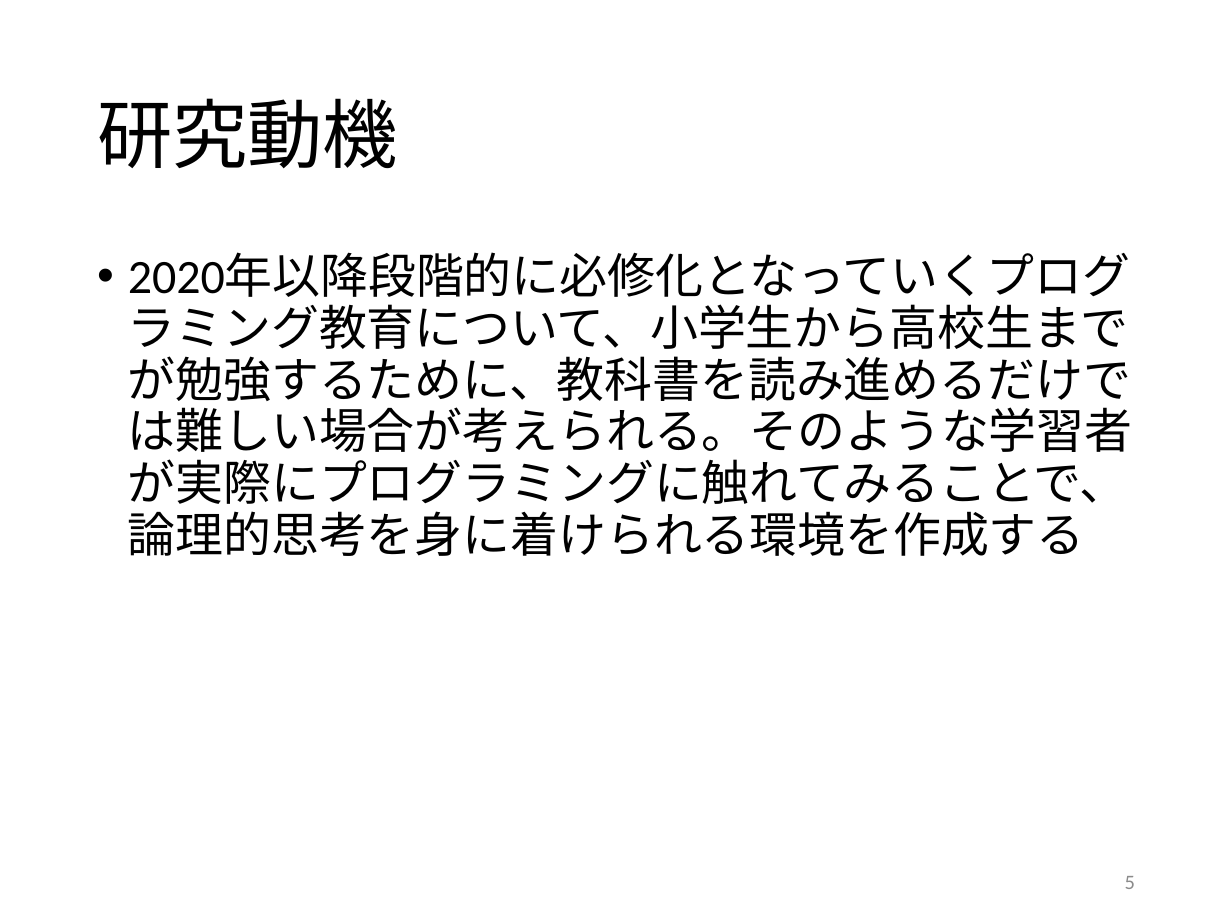
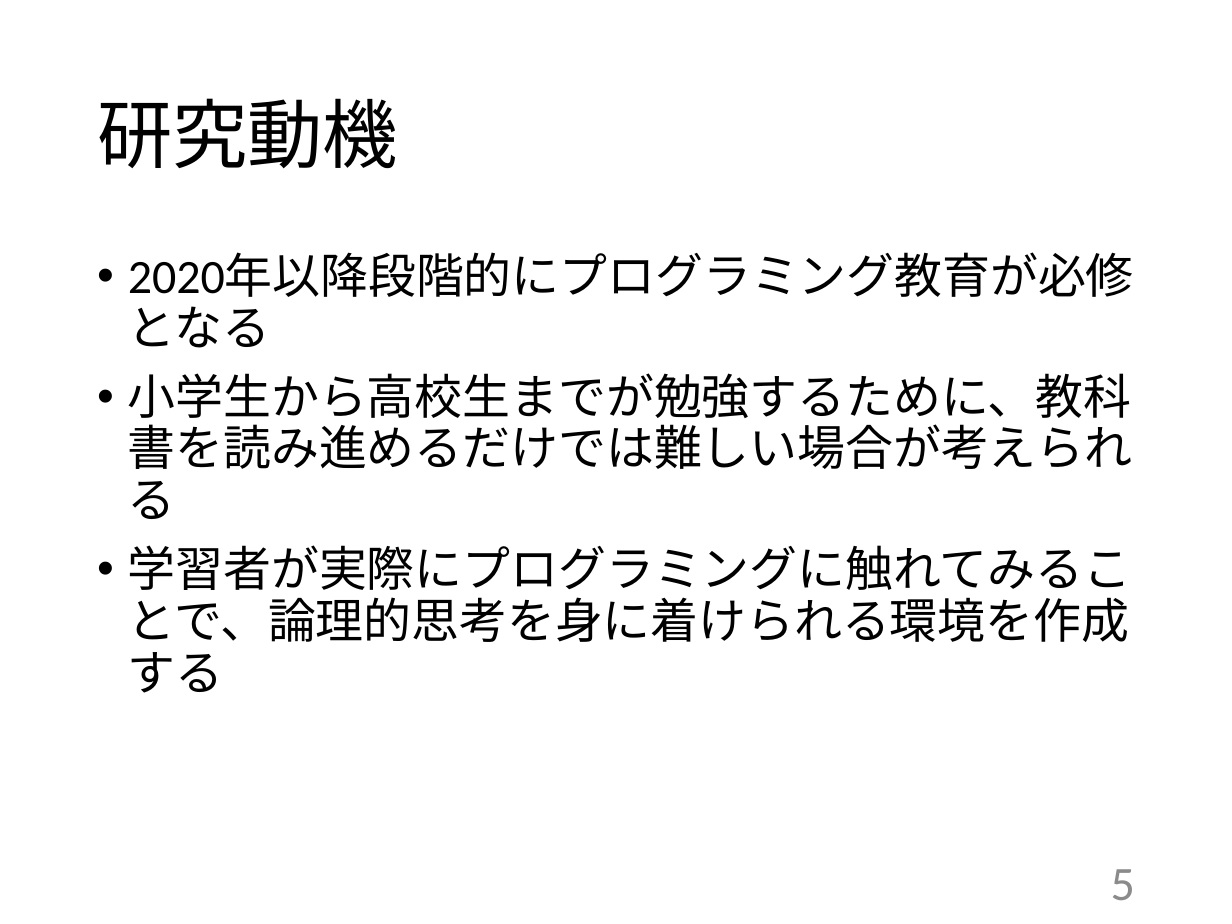
Before and after one commit to kait-takanolab/1821121-shimaoka-thesis, a slide deck: slide 5 of 1821121_shimaoka_tyuukan.pptx. Drawn at 1232x924 pixels with LibreOffice and Linux fonts; fonts in the diff are those of the drawing. Boxes give left, top, right and bottom in pixels: in the first picture for what was removed or moved away, otherwise in the second. Text is boxed around its words. In the diff, an @@ line names an element or a change of style, - is before the commit and + after.

```diff
--- a/1821121_shimaoka_tyuukan.pptx
+++ b/1821121_shimaoka_tyuukan.pptx
@@ text at bbox=[128, 373, 1133, 693]: text changed @@
-• 2020年以降段階的に必修化となっていくプログラミング教育について、小学生から高校生までが勉強するために、教科書を読み進めるだけでは難しい場合が考えられる。そのような学習者が実際にプログラミングに触れてみることで、論理的思考を身に着けられる環境を作成する
+• 2020年以降段階的にプログラミング教育が必修となる
+• 小学生から高校生までが勉強するために、教科書を読み進めるだけでは難しい場合が考えられる
+• 学習者が実際にプログラミングに触れてみることで、論理的思考を身に着けられる環境を作成する
@@ page number at bbox=[1111, 869, 1135, 900]: size 12 to 28 pt @@
```
Also in this commit, not shown: 5 other slides changed, 1 slide added.
